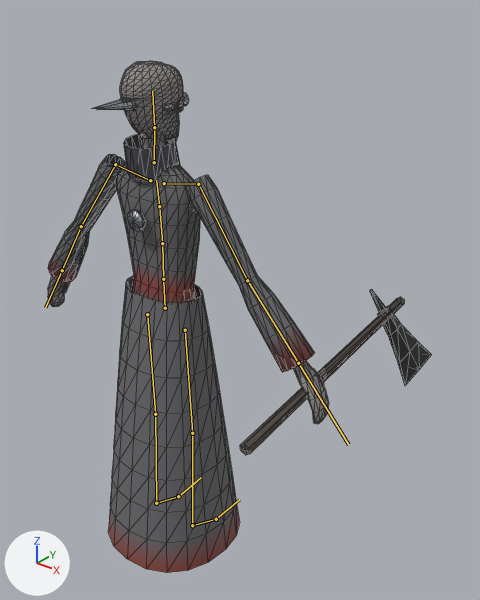
A saved change to the glTF model assets/models/characters/inquisitor.glb.
Rendered twice from a 50 mm lens placed at (1.63, -1.59, 2.24), pointed at (0.12, 0.3, 1.07). The axes (+X, +Y, +Z) are drawn at lower left. The lights are the same throughout. The picture after the commit comes second. The bones that change, and the others that lie on the model, are drawn over the model as lines. Mesh edges are drawn as thin lines.

Objects in the first picture: 'Inquisitor'.
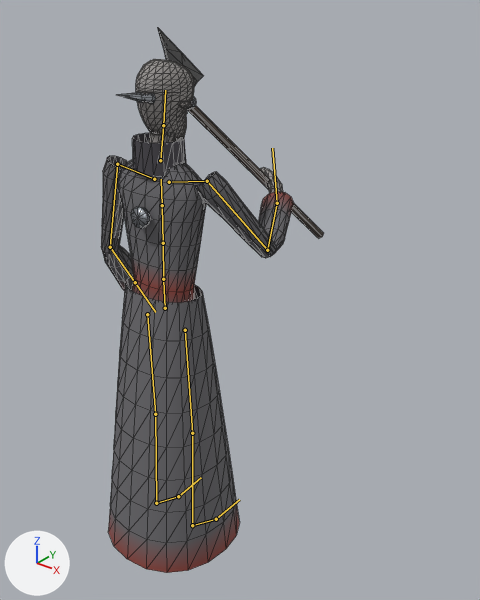
The newer file adds an action. The first version stands in its rest pose; the second is drawn at frame 7 of the action 'talk'.

Location of each change, (x1, y1, x2, y2) in pixels of the pictures (480 x 600 px):
'Inquisitor', posed (42% narrower, 6% taller)
    before: (48, 61, 432, 573)
    after: (101, 28, 324, 573)
bone 'Spine', root to tip
    before: (163, 279) to (162, 243)
    after: (163, 279) to (163, 243)
bone 'Chest', root to tip
    before: (162, 243) to (159, 206)
    after: (163, 243) to (162, 205)
bone 'UpperChest', root to tip
    before: (159, 206) to (156, 180)
    after: (162, 205) to (161, 179)
bone 'Neck', root to tip
    before: (154, 162) to (154, 127)
    after: (160, 160) to (163, 125)
bone 'Head', root to tip
    before: (154, 127) to (152, 91)
    after: (163, 125) to (165, 90)
bone 'RightUpperArm', root to tip
    before: (198, 184) to (247, 280)
    after: (207, 181) to (267, 250)
bone 'RightLowerArm', root to tip
    before: (247, 280) to (298, 363)
    after: (267, 250) to (277, 203)
bone 'RightHand', root to tip
    before: (298, 363) to (348, 444)
    after: (277, 203) to (272, 148)
bone 'LeftUpperArm', root to tip
    before: (115, 164) to (81, 226)
    after: (117, 164) to (110, 247)
bone 'LeftLowerArm', root to tip
    before: (81, 226) to (62, 270)
    after: (110, 247) to (135, 282)

Diff of the bpy script that builds the scene:
```diff
--- a/assets/models/characters/inquisitor.glb.py
+++ b/assets/models/characters/inquisitor.glb.py
@@ bone_spine @@
 bone_spine = bpy.data.objects['Armature'].pose.bones['Spine']  # child of 'Hips'
-bone_spine.rotation_quaternion = (1.0, 0.0, 0.0, 0.0)  # degrees (0, 0, 0)
+bone_spine.rotation_quaternion = (1.0, 0.016, 0.013, -0.001)  # degrees (2, 1, 0)
@@ bone_chest @@
 bone_chest = bpy.data.objects['Armature'].pose.bones['Chest']  # child of 'Spine'
-bone_chest.rotation_quaternion = (1.0, 0.0, 0.0, 0.0)  # degrees (0, 0, 0)
+bone_chest.rotation_quaternion = (1.0, 0.018, 0.015, 0.0)  # degrees (2, 2, 0)
@@ bone_upperchest @@
 bone_upperchest = bpy.data.objects['Armature'].pose.bones['UpperChest']  # child of 'Chest'
-bone_upperchest.rotation_quaternion = (1.0, 0.0, 0.0, 0.0)  # degrees (0, 0, 0)
+bone_upperchest.rotation_quaternion = (1.0, 0.018, 0.015, 0.001)  # degrees (2, 2, 0)
@@ bone_neck @@
 bone_neck = bpy.data.objects['Armature'].pose.bones['Neck']  # child of 'UpperChest'
-bone_neck.rotation_quaternion = (1.0, 0.0, 0.0, 0.0)  # degrees (0, 0, 0)
+bone_neck.rotation_quaternion = (1.0, 0.011, 0.021, -0.002)  # degrees (1, 2, 0)
@@ bone_head @@
 bone_head = bpy.data.objects['Armature'].pose.bones['Head']  # child of 'Neck'
-bone_head.rotation_quaternion = (1.0, 0.0, 0.0, 0.0)  # degrees (0, 0, 0)
+bone_head.rotation_quaternion = (0.999, 0.016, 0.031, 0.0)  # degrees (2, 4, 0)
@@ bone_rightupperarm @@
 bone_rightupperarm = bpy.data.objects['Armature'].pose.bones['RightUpperArm']  # child of 'RightShoulder'
-bone_rightupperarm.rotation_quaternion = (1.0, 0.0, 0.0, 0.0)  # degrees (0, 0, 0)
+bone_rightupperarm.rotation_quaternion = (0.939, 0.333, -0.071, 0.054)  # degrees (39, -10, 3)
@@ bone_rightlowerarm @@
 bone_rightlowerarm = bpy.data.objects['Armature'].pose.bones['RightLowerArm']  # child of 'RightUpperArm'
-bone_rightlowerarm.rotation_quaternion = (1.0, 0.0, 0.0, 0.0)  # degrees (0, 0, 0)
+bone_rightlowerarm.rotation_quaternion = (0.778, 0.628, 0.0, 0.0)  # degrees (78, 0, 0)
@@ bone_righthand @@
 bone_righthand = bpy.data.objects['Armature'].pose.bones['RightHand']  # child of 'RightLowerArm'
-bone_righthand.rotation_quaternion = (1.0, 0.0, 0.0, 0.0)  # degrees (0, 0, 0)
+bone_righthand.rotation_quaternion = (0.988, 0.154, 0.0, 0.0)  # degrees (18, 0, 0)
@@ bone_leftupperarm @@
 bone_leftupperarm = bpy.data.objects['Armature'].pose.bones['LeftUpperArm']  # child of 'LeftShoulder'
-bone_leftupperarm.rotation_quaternion = (1.0, 0.0, 0.0, 0.0)  # degrees (0, 0, 0)
+bone_leftupperarm.rotation_quaternion = (0.974, 0.078, -0.03, -0.209)  # degrees (9, -1, -24)
@@ bone_leftlowerarm @@
 bone_leftlowerarm = bpy.data.objects['Armature'].pose.bones['LeftLowerArm']  # child of 'LeftUpperArm'
-bone_leftlowerarm.rotation_quaternion = (1.0, 0.0, 0.0, 0.0)  # degrees (0, 0, 0)
+bone_leftlowerarm.rotation_quaternion = (0.966, 0.258, 0.0, 0.0)  # degrees (30, 0, 0)
```
